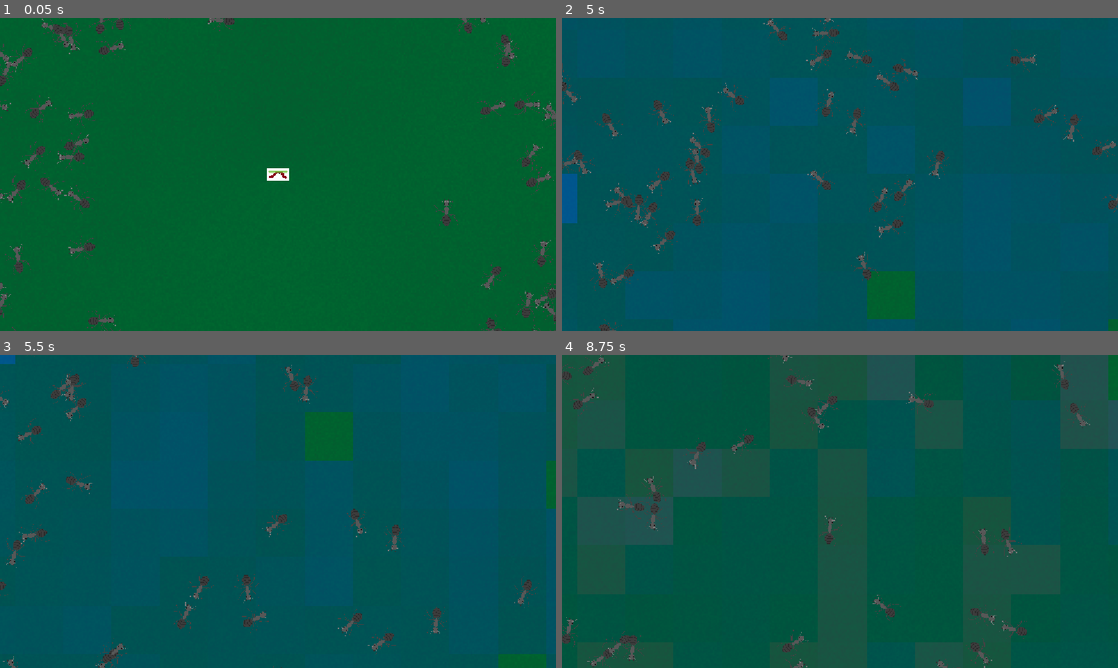
Above: before the commit, frames 1-4 (two rows, left to right).
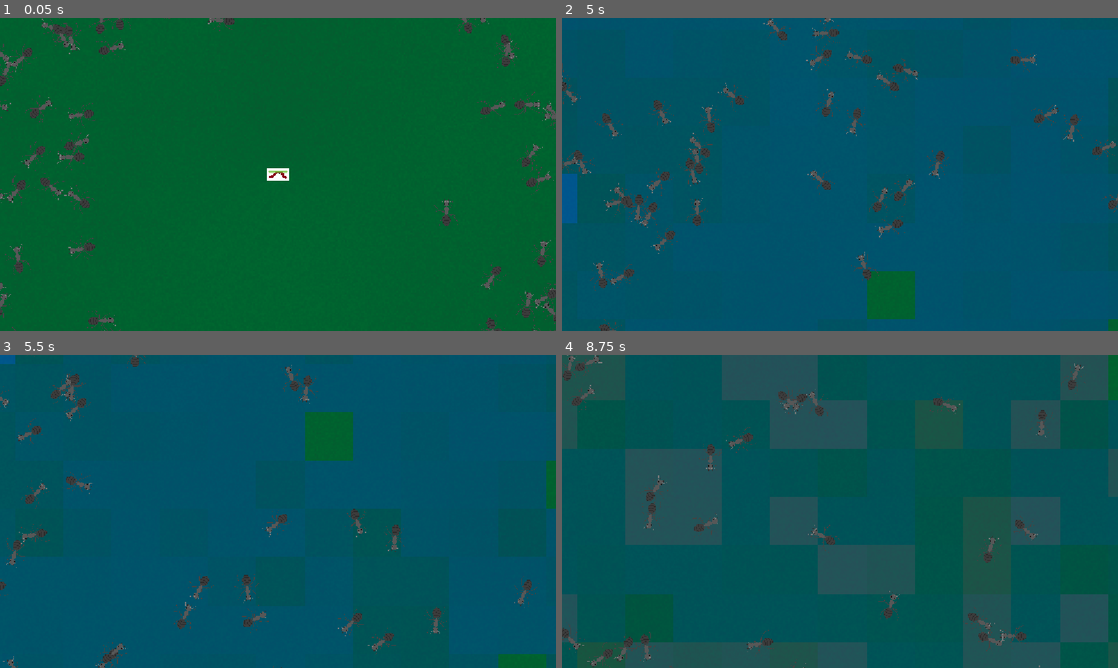
Above: after the commit, the same moments.

Repository: NetroScript/iFSRGameJam2026
Game: Godot game, scene res://scenes/levels/MainLevel.tscn
Two runs of this game, one before a commit and one after it. Both use one fixed random seed, a clock stepped at 60 frames per second and the inputs below. This scene is started directly instead of the project's main scene.
Inputs (mouse positions are in pixels of both pictures, inside the frame that each line leads up to):
- Up to frame 1 (0.05 s): no input
- Up to frame 2 (5 s): tap Enter at 0.5 s; move the mouse to (962, 158) at 0.52 s; hold Right (ui_right) 0.53-1.25 s; tap O at 0.6, 2.1, 3.6 s; click (962, 158) at 0.67 s; drag from (728, 190) to (1034, 61) at 1.27 s; move the mouse to (895, 105) at 2.02 s; hold Right (ui_right) 2.03-2.75 s; drag from (812, 237) to (890, 115) at 2.77 s; move the mouse to (1006, 221) at 3.52 s; hold Left (ui_left) 3.53-4.25 s; drag from (673, 127) to (962, 43) at 4.27 s
- Up to frame 3 (5.5 s): move the mouse to (305, 511) at 5.02 s; hold Down (ui_down) from 5.03 s (still down); tap O at 5.1 s; click (305, 511) at 5.17 s
- Up to frame 4 (8.75 s): release Down (ui_down) at 5.75 s; drag from (756, 433) to (606, 373) at 5.77 s; move the mouse to (962, 495) at 6.52 s; hold Up (ui_up) 6.53-7.25 s; tap O at 6.6, 8.1 s; drag from (728, 527) to (1062, 621) at 7.27 s; move the mouse to (895, 442) at 8.02 s; hold Down (ui_down) from 8.03 s (still down)

Frame 1 is identical in both runs. In frame 3, 0.3% of the frame differs, in the area x 0-73%, y 0-100%; in frame 4, 34%, in the area x 0-100%, y 0-100%.

Commit message:
Tweak how pheromone direction is calculated

Diff:
--- a/scripts/sim/Ant.gd
+++ b/scripts/sim/Ant.gd
@@ -54,5 +54,4 @@
 
 	if steering != Vector2.ZERO: phero_stren *= 5 # Boost controlled ant.
 	# Update pheromones.
-	#if phero_stren > PHERO_MIN:
 	world.put_phero(pos.x, pos.y, 1 - goal, phero_stren)
--- a/scripts/sim/World.gd
+++ b/scripts/sim/World.gd
@@ -16,58 +16,45 @@
 	food_id.fill(NO_FOOD)
 
 enum Pheromone {Home, Food}
+
+var max_dir: Vector2
+var max_phero: int
+func _check_cell(x: int, y: int, phero: Pheromone, dir: Vector2):
+	var stren = phero_at(x, y, phero)
+	if stren > max_phero:
+		max_phero = stren
+		max_dir = dir
+
 func phero_dir(pos: Vector2i, phero: Pheromone) -> Vector2:
 	const SQRT2 := sqrt(2)
 
 	time = Time.get_ticks_msec()
 
-	var dir := Vector2(0, 0)
-	var max := 0.0
+	max_dir   = Vector2(0, 0)
+	max_phero = 0
 	var stren: int
 	if pos.x > 0:
-		if pos.y > 0:
-			stren = phero_at(pos.x - 1, pos.y - 1, phero)
-			dir += Vector2(-SQRT2, -SQRT2) * stren
-			max = max(max, stren)
-		stren = phero_at(pos.x - 1, pos.y, phero)
-		dir += Vector2(-1, 0) * stren
-		max = max(max, stren)
-		if pos.y < size.y - 1:
-			stren = phero_at(pos.x - 1, pos.y + 1, phero)
-			dir += Vector2(-SQRT2, SQRT2) * stren
-			max = max(max, stren)
+		if pos.y > 0:          _check_cell(pos.x - 1, pos.y - 1, phero, Vector2(-SQRT2, -SQRT2))
+		if true:               _check_cell(pos.x - 1, pos.y    , phero, Vector2(    -1,      0))
+		if pos.y < size.y - 1: _check_cell(pos.x - 1, pos.y + 1, phero, Vector2(-SQRT2,  SQRT2))
 
-	if pos.y > 0:
-		stren = phero_at(pos.x, pos.y - 1, phero)
-		dir += Vector2(0, -1) * stren
-		max = max(max, stren)
-	if pos.y < size.y - 1:
-		stren = phero_at(pos.x, pos.y + 1, phero)
-		dir += Vector2(0, 1) * stren
-		max = max(max, stren)
+	if pos.y > 0:          _check_cell(pos.x, pos.y - 1, phero, Vector2(0, -1))
+	if pos.y < size.y - 1: _check_cell(pos.x, pos.y + 1, phero, Vector2(0,  1))
 
 	if pos.x < size.x - 1:
-		if pos.y > 0:
-			stren = phero_at(pos.x + 1, pos.y - 1, phero)
-			dir += Vector2(SQRT2, -SQRT2) * stren
-			max = max(max, stren)
+		if pos.y > 0:          _check_cell(pos.x + 1, pos.y - 1, phero, Vector2(SQRT2, -SQRT2))
+		if true:               _check_cell(pos.x + 1, pos.y    , phero, Vector2(    1,      0))
+		if pos.y < size.y - 1: _check_cell(pos.x + 1, pos.y + 1, phero, Vector2(SQRT2,  SQRT2))
 
-		stren = phero_at(pos.x + 1, pos.y, phero)
-		dir += Vector2(1, 0) * stren
-		max = max(max, stren)
-
-		if pos.y < size.y - 1:
-			stren = phero_at(pos.x + 1, pos.y + 1, phero)
-			dir += Vector2(SQRT2, SQRT2) * stren
-			max = max(max, stren)
-
-	var weight = float(max) / PHERO_MAX
-	return dir.normalized()# * weight
+	var weight = float(max_phero) / PHERO_MAX
+	return max_dir * weight
 
 func phero_at(x: int, y: int, phero: Pheromone) -> int:
 	return max(0, PHERO_MAX - (time - get_int(x, y, IntField.PheroBase + phero)))
 func put_phero(x: int, y: int, phero: Pheromone, strength: int):
-	set_int(x, y, IntField.PheroBase + phero, Time.get_ticks_msec() - PHERO_MAX + strength)
+	var current = get_int(x, y, IntField.PheroBase + phero)
+	var new = Time.get_ticks_msec() - PHERO_MAX + strength
+	set_int(x, y, IntField.PheroBase + phero, max(current, new))
 
 func food_at(x: int, y: int) -> int:
 	return food_id[y * size.x + x]
